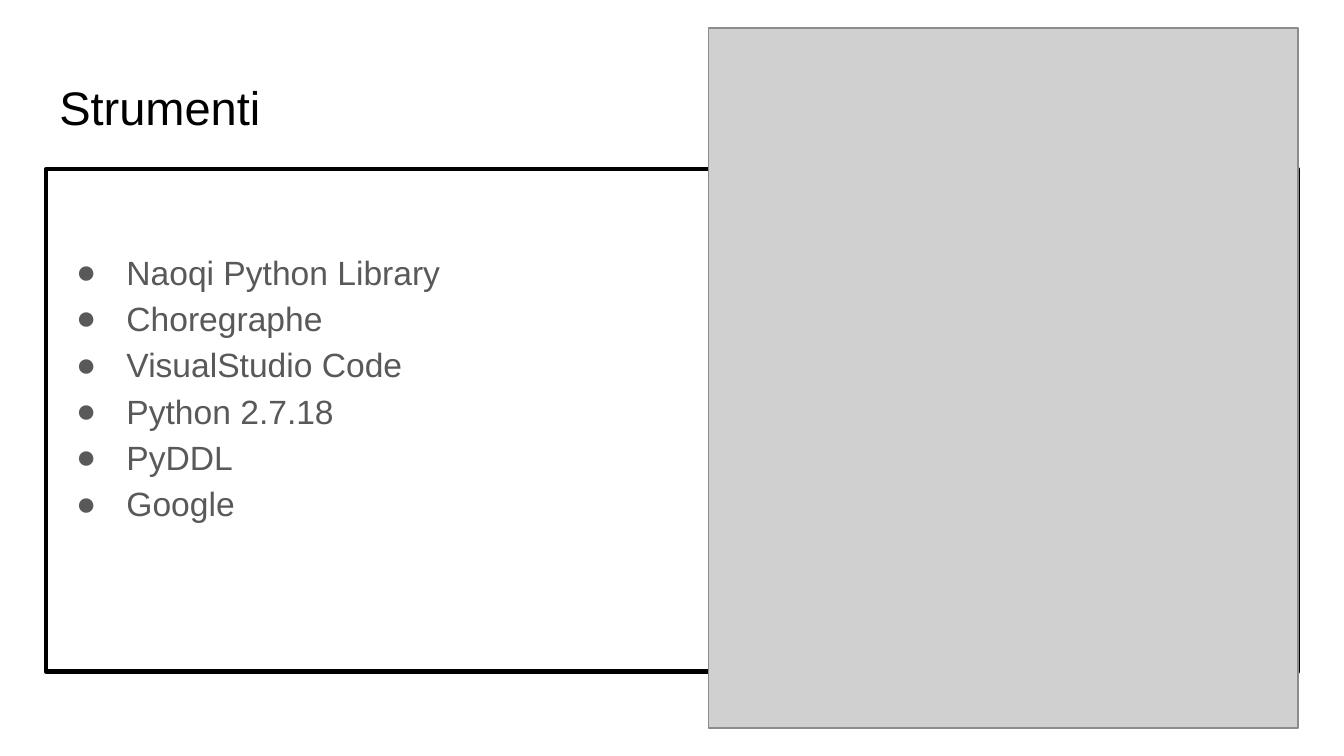
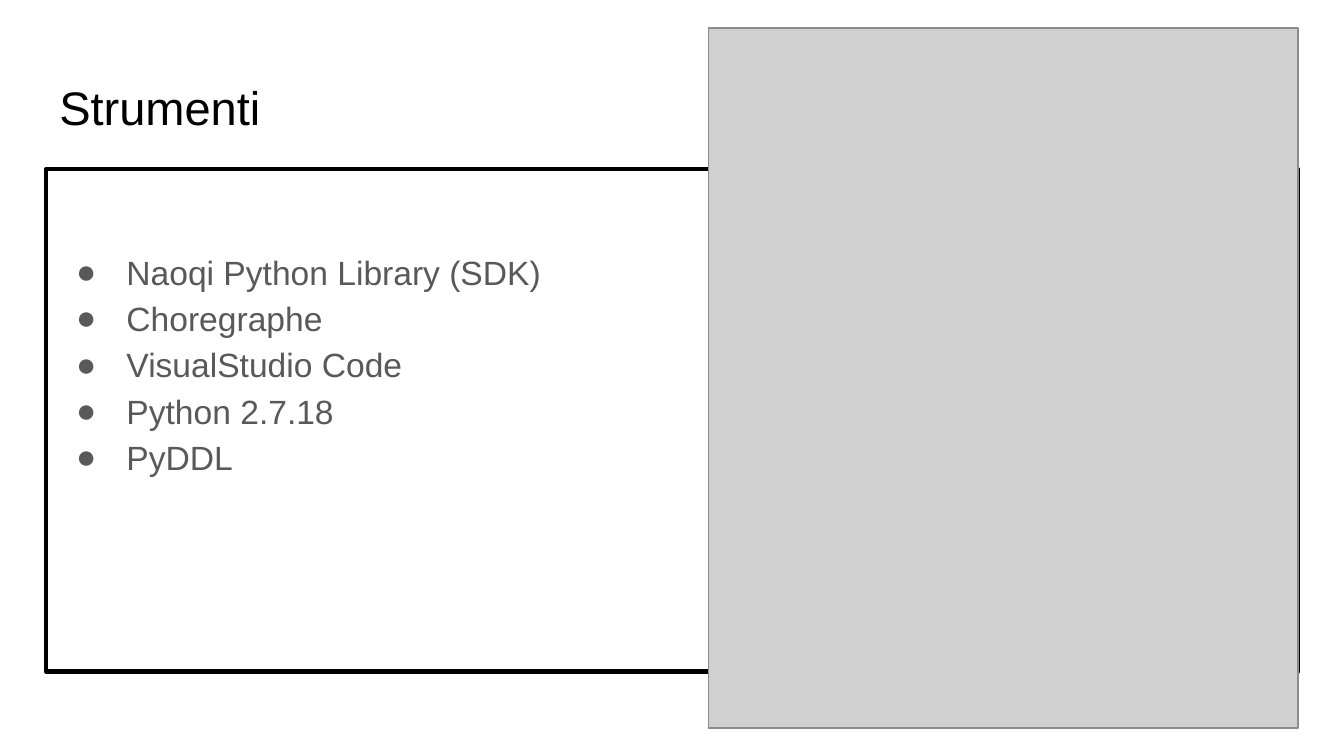
Before and after one commit to WWik/HaNAO-Tower, a slide deck: slide 4 of Documents/pptx/NaoPptx.pptx. Drawn at 1344x756 pixels with LibreOffice and Linux fonts; fonts in the diff are those of the drawing; grey boxes stand for pictures. Boxes give left, top, right and bottom in pixels: in the first picture for what was removed or moved away, otherwise in the second. Text is boxed around its words. In the diff, an @@ line names an element or a change of style, - is before the commit and + after.

```diff
--- a/Documents/pptx/NaoPptx.pptx
+++ b/Documents/pptx/NaoPptx.pptx
@@ text at (x1=126, y1=260, x2=540, y2=291): text changed @@
-● Naoqi Python Library
+● Naoqi Python Library (SDK)
@@ text at (x1=126, y1=491, x2=234, y2=522): paragraph removed @@
-● Google
```
Also in this commit, not shown: 3 other slides changed, 2 slides added.
